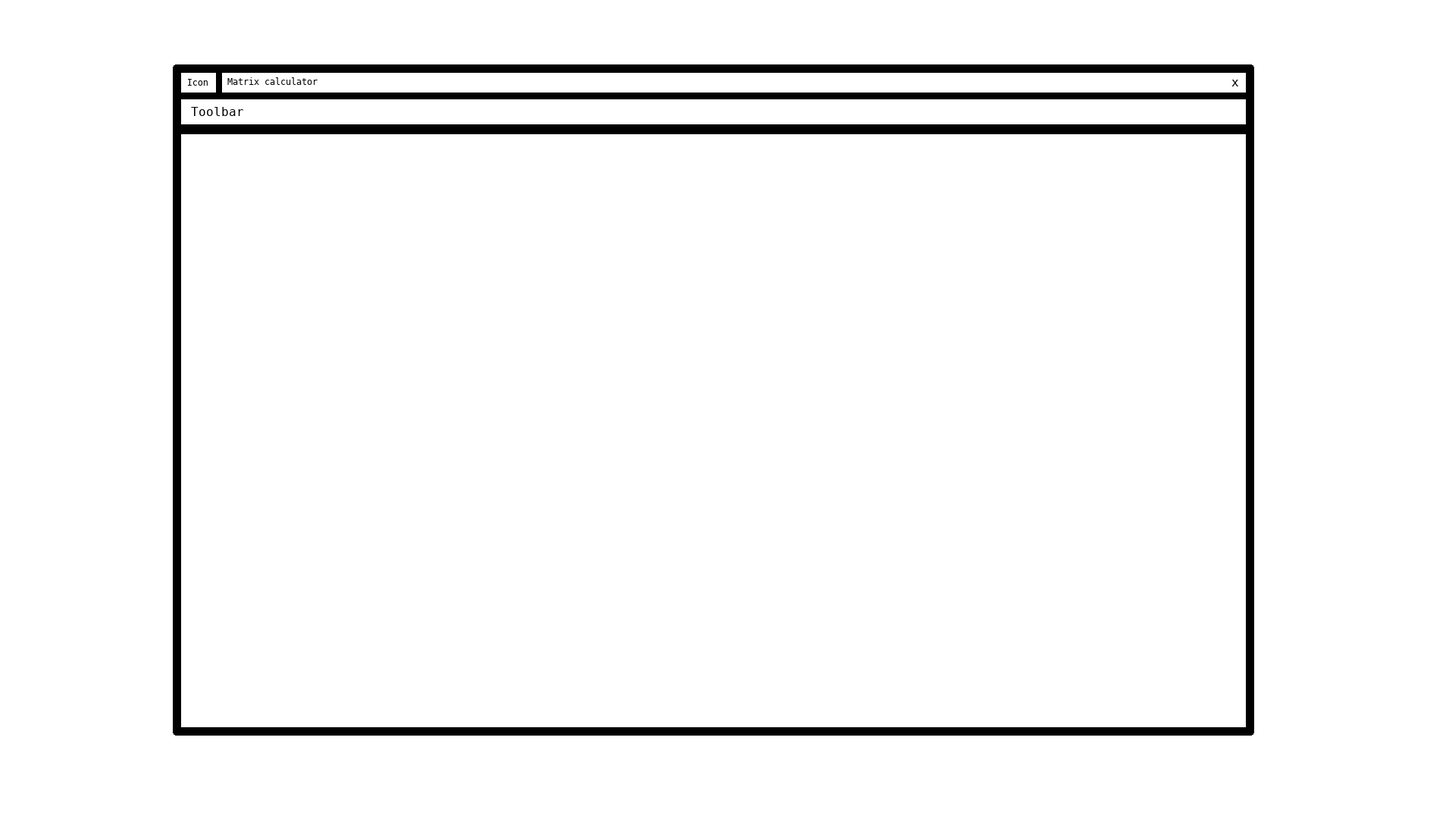
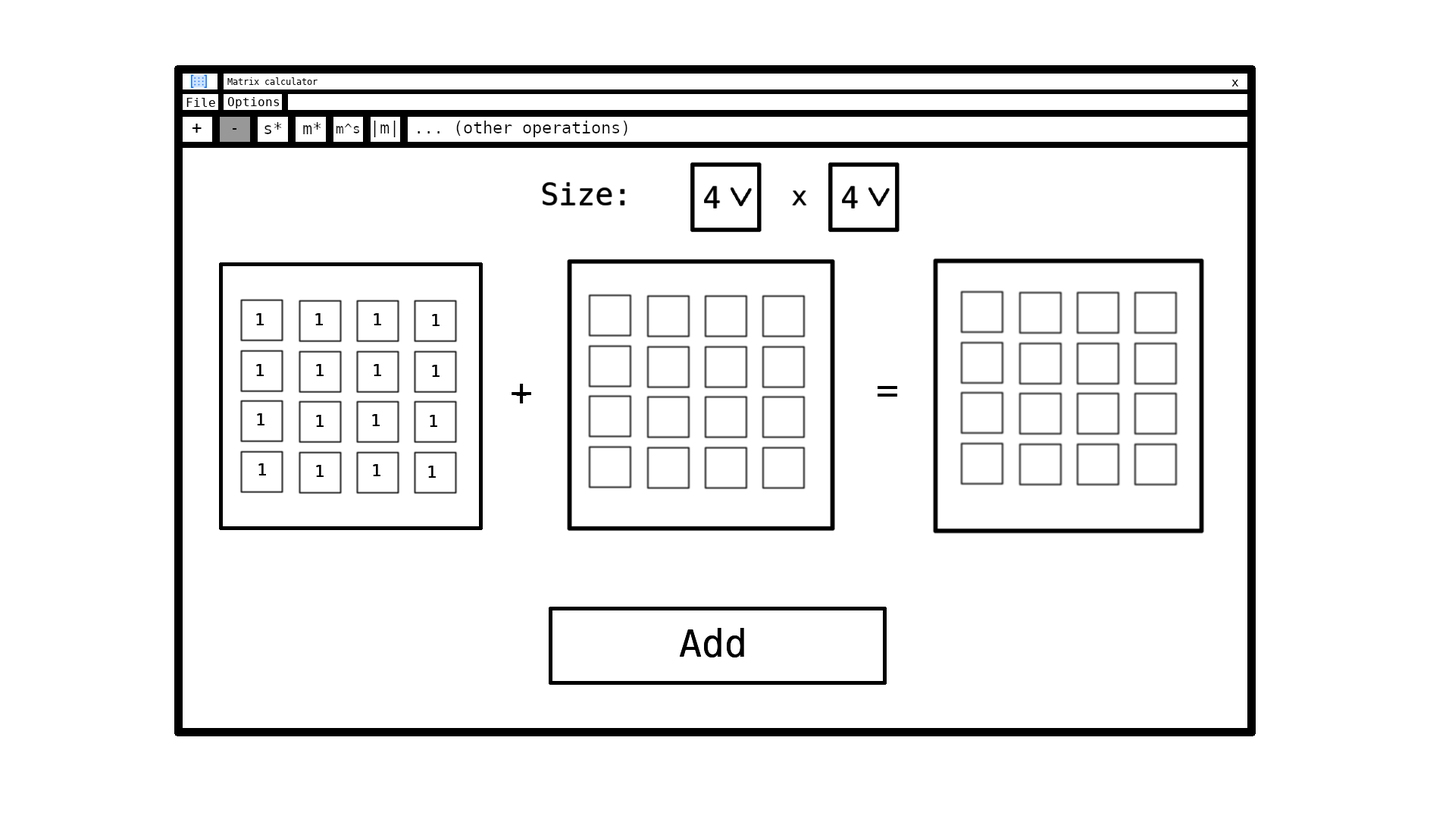
Layer changes from the first (1455, 819) image to the second:
added layer "matrix.png" above "x" over left=190, top=74, right=208, bottom=89
painted on "Icon" over left=187, top=78, right=208, bottom=86
removed layer "Toolbar" over left=191, top=106, right=245, bottom=116
added group "Operations" with 6 layers above "Options" over left=173, top=109, right=1256, bottom=685
added group "Minus" with 2 layers in group "Operations" over left=173, top=109, right=1256, bottom=685
added layer "minus_,main" in group "Minus" over left=219, top=162, right=1206, bottom=685
added layer "Minus_toolbar" in group "Minus" over left=173, top=109, right=1256, bottom=148
added group "Plus" with 2 layers in group "Operations" over left=173, top=109, right=1256, bottom=685
added layer "plus_,main" in group "Plus" over left=219, top=162, right=1206, bottom=685
added layer "Plus_toolbar" in group "Plus" over left=173, top=109, right=1256, bottom=148
added layer "Options" above "File" over left=227, top=97, right=280, bottom=109
added layer "File" above "Tło" over left=186, top=97, right=216, bottom=107
painted on "Tło" over left=172, top=64, right=1256, bottom=737
